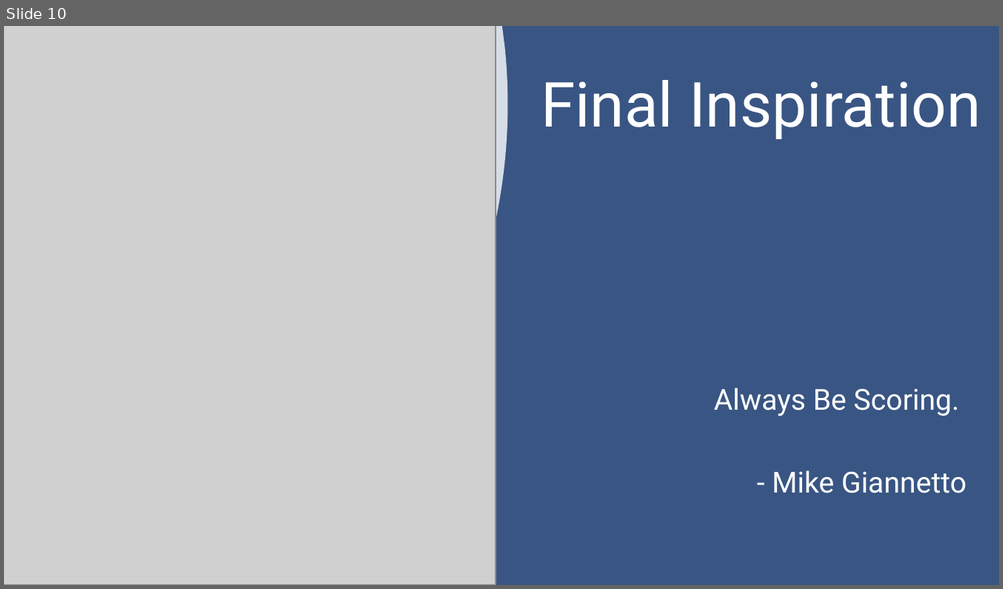
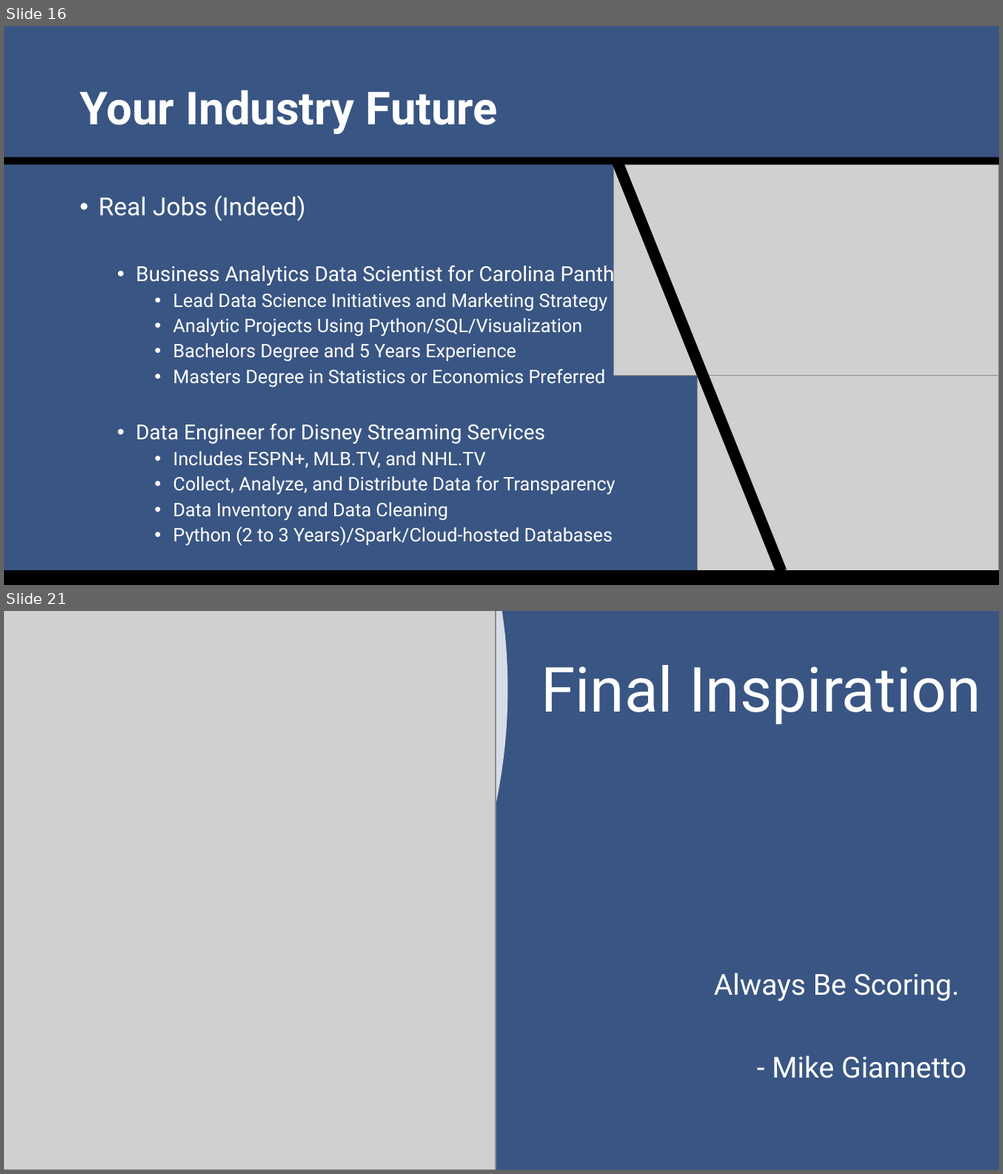
Before and after one commit to SuperMarioGiacomazzo/STOR390_WEBSITE, a slide deck: Slides/Sports Analytics 3/Sports_Analytics_3_Lecture.pptx. Shown one above the other, each under a label of ours: slide 10 before the commit, slides 16 and 21 after it; the slides between them are not shown. The pictures are 1003x589 and 1003x1174 pixels, drawn with LibreOffice and Linux fonts; fonts in the diff are those of the drawing; grey boxes stand for pictures. Boxes give left, top, right and bottom in pixels: in the first picture for what was removed or moved away, otherwise in the second. Text is boxed around its words. In the diff, an @@ line names an element or a change of style, - is before the commit and + after.

```diff
--- a/Slides/Sports Analytics 3/Sports_Analytics_3_Lecture.pptx
+++ b/Slides/Sports Analytics 3/Sports_Analytics_3_Lecture.pptx
@@ slide 16 added at (4,26,999,585), background #395583 @@
@@ title added at (79,90,498,134), 44 pt, text #FFFFFF, bold @@
+Your Industry Future
@@ rectangle added at (4,157,999,165), fill #000000 @@
@@ rectangle added at (611,157,786,574), fill #000000 @@
@@ picture added at (614,165,999,376) @@
@@ text added at (99,195,643,546), 18 pt, text #FFFFFF @@
+• Real Jobs (Indeed)
+  • Business Analytics Data Scientist for Carolina Panthers
+    • Lead Data Science Initiatives and Marketing Strategy
+    • Analytic Projects Using Python/SQL/Visualization
+    • Bachelors Degree and 5 Years Experience
+    • Masters Degree in Statistics or Economics Preferred
+  • Data Engineer for Disney Streaming Services
+    • Includes ESPN+, MLB.TV, and NHL.TV
+    • Collect, Analyze, and Distribute Data for Transparency
+    • Data Inventory and Data Cleaning
+    • Python (2 to 3 Years)/Spark/Cloud-hosted Databases
@@ picture added at (697,375,999,585) @@
@@ rectangle added at (4,571,999,585), fill #000000 @@
@@ what was slide 10 is now slide 21 @@
```
Also in this commit, not shown: 5 slides changed, 13 other slides added, 3 slides removed, 3 other files.
